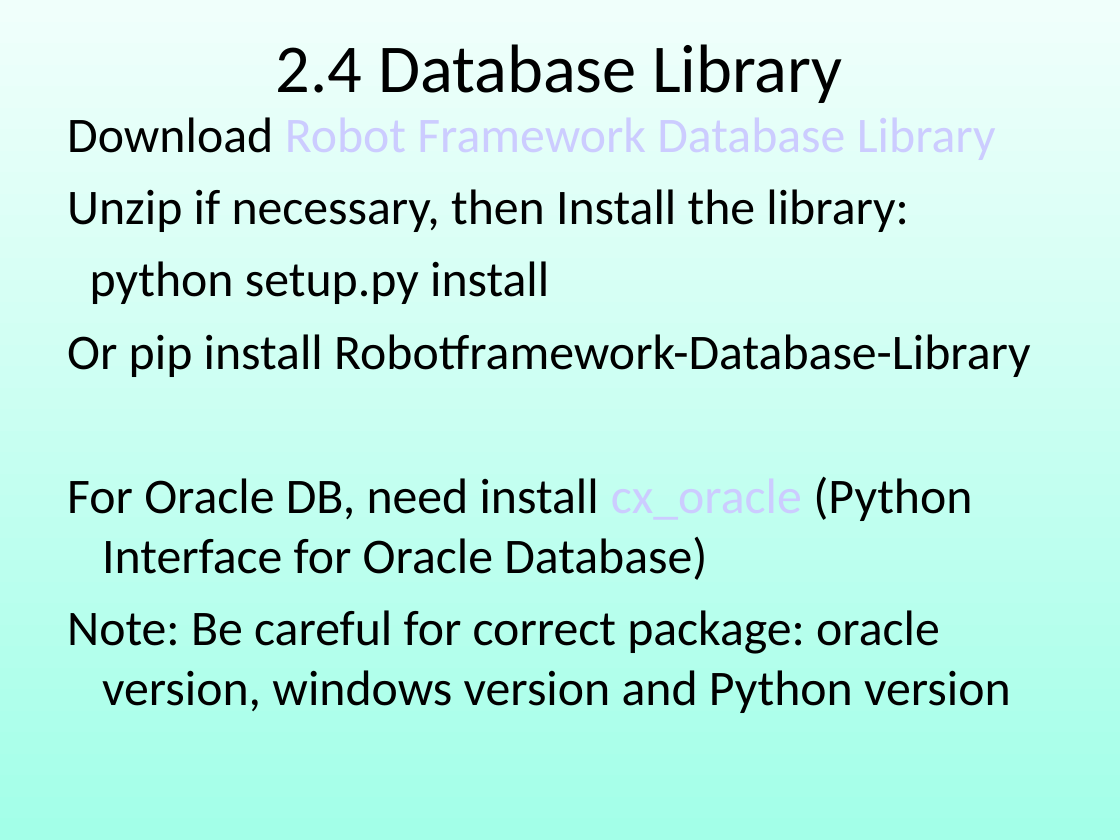
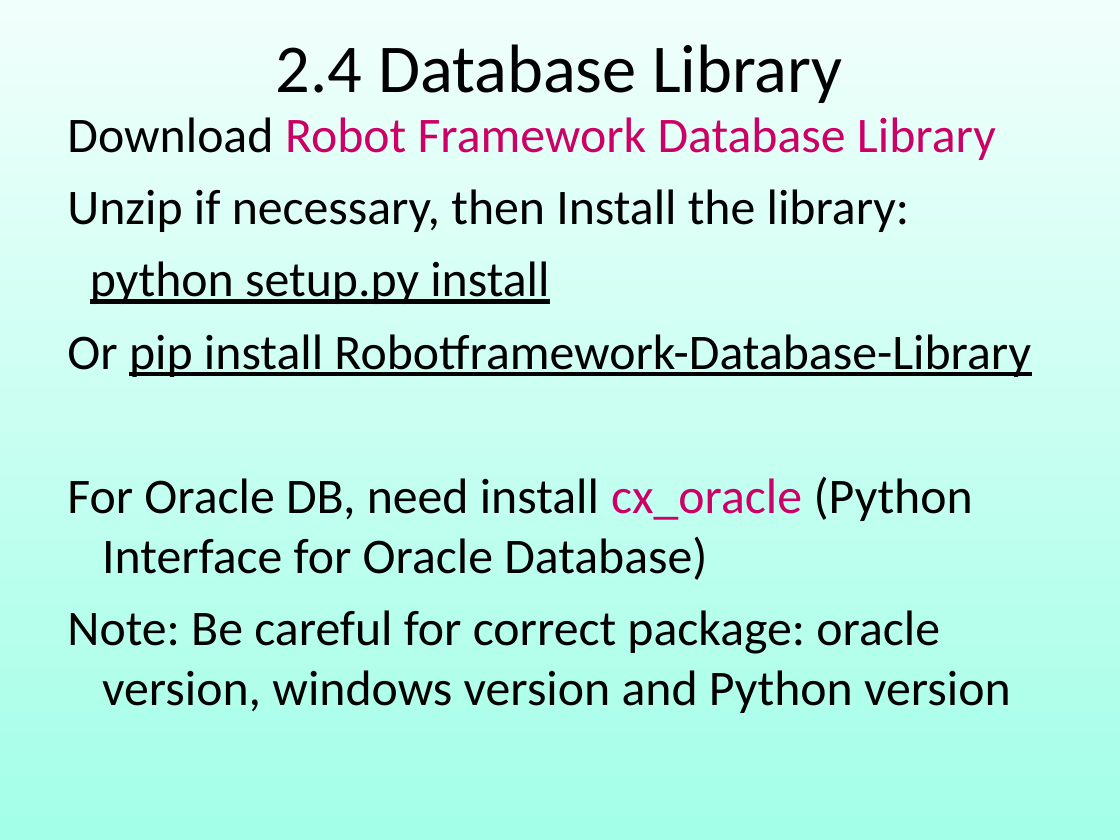
Before and after one commit to robin3795/Data, a slide deck: slide 68 of 2018_1.ppt. Drawn at 1120x840 pixels with LibreOffice and Linux fonts; fonts in the diff are those of the drawing. Boxes give left, top, right and bottom in pixels: in the first picture for what was removed or moved away, otherwise in the second. Text is boxed around its words. In the diff, an @@ line names an element or a change of style, - is before the commit and + after.

```diff
--- a/2018_1.ppt
+++ b/2018_1.ppt
@@ text in free at box(67, 117, 1031, 580): text colour #CCCCFF to #CC0066 in "Robot Framework Database Library", "cx_oracle"; underline on in "python setup.py install", "pip install Robotframework-Database-Library" @@
```
Also in this commit, not shown: 17 other slides changed, 4 slides added, 3 slides removed.
